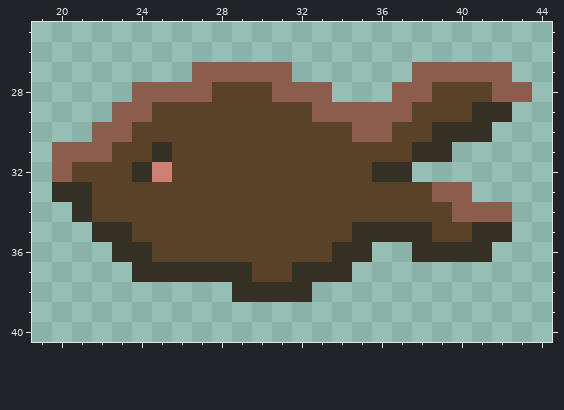
Pixel-art sprite: assets/treat.png. The first picture shows the starting point.
The file is 64x64 pixels. Shown: x 19..44, y 25..40.
The same view after the edit:
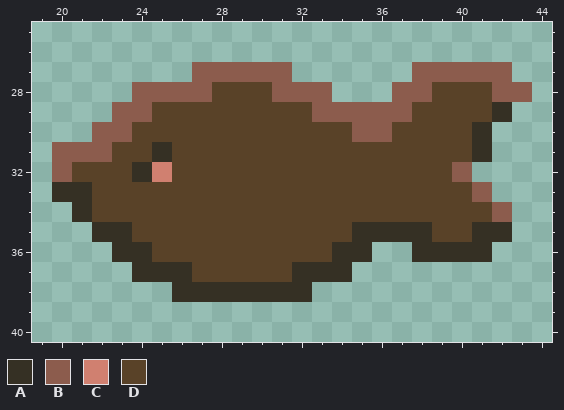
Palette (. is transparent): A #353024  B #8c5c4d  C #d08070  D #594228
Edits made:
{"y":29,"x":41,"old":"A","new":"D"}
{"y":30,"x":39,"old":"AA","new":"DD"}
{"y":31,"x":38,"old":"AA..","new":"DDDA"}
{"y":32,"x":36,"old":"AA...","new":"DDDDB"}
{"y":33,"x":39,"old":"BB.","new":"DDB"}
{"y":34,"x":40,"old":"BB","new":"DD"}
{"y":37,"x":27,"old":"AAA","new":"DDD"}
{"y":38,"x":26,"old":"...","new":"AAA"}
{"label":"changed","picture_box":[372,102,492,222]}
{"label":"changed","picture_box":[172,262,252,302]}
